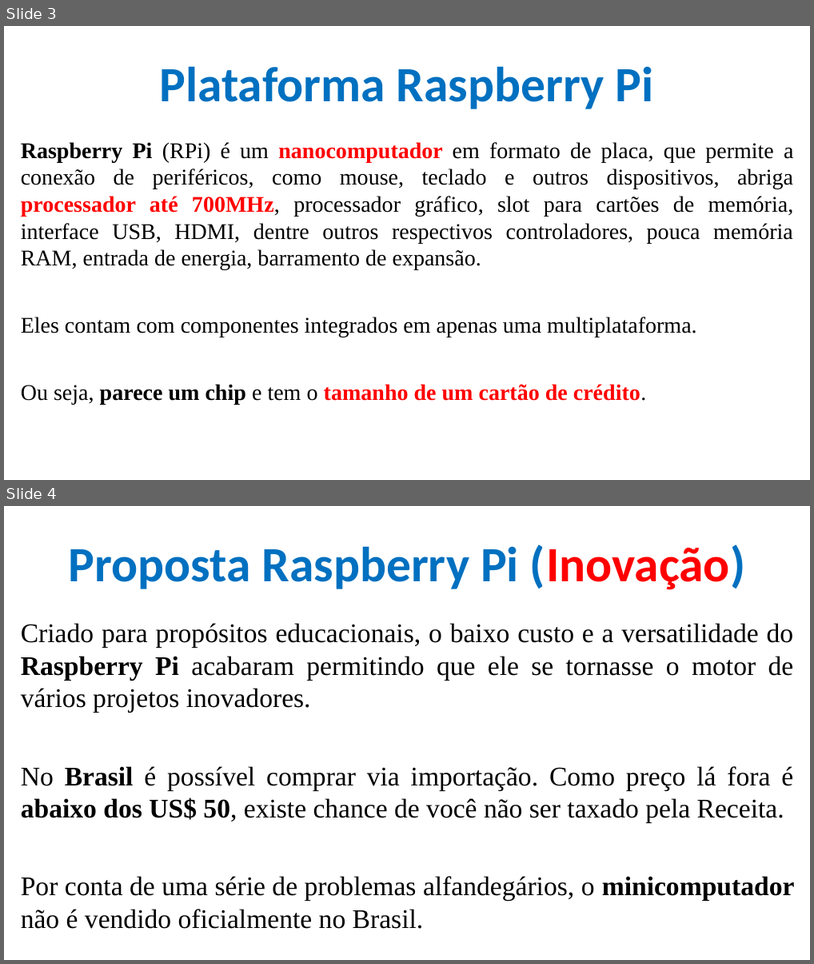
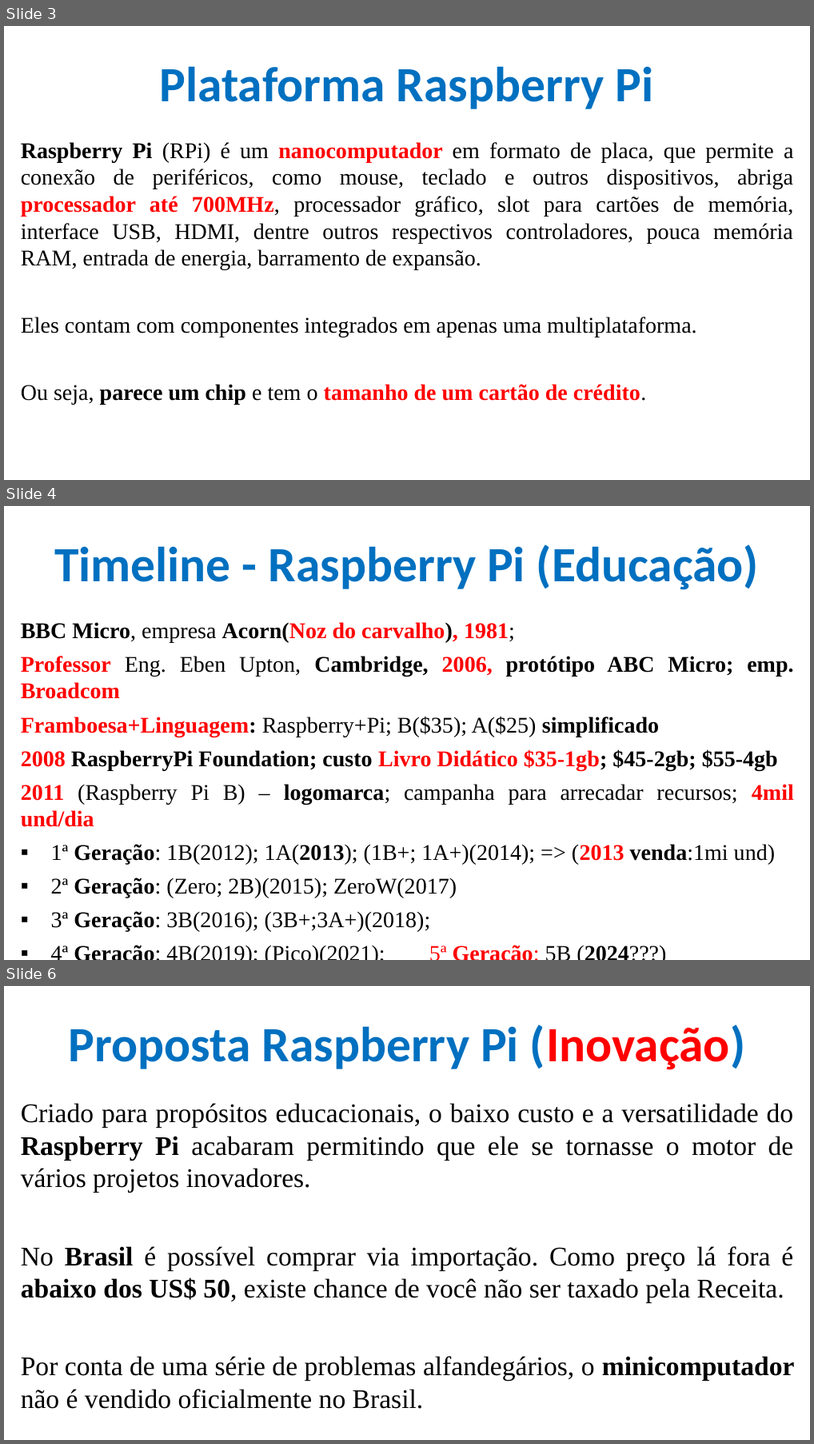
Before and after one commit to CloudEducationBrazil/WydenArea1ProgramacaoMicrocontroladores, a slide deck: 01 Classes/Aula 04 - Programação Microcontroladores - Arduíno Raspberry PI.pptx. Shown one above the other, each under a label of ours: slides 3 and 4 before the commit, slides 3, 4 and 6 after it; the slides between them are not shown. The pictures are 814x964 and 814x1444 pixels, drawn with LibreOffice and Linux fonts; fonts in the diff are those of the drawing; background and template pictures are left out. Boxes give left, top, right and bottom in pixels: in the first picture for what was removed or moved away, otherwise in the second. Text is boxed around its words. In the diff, an @@ line names an element or a change of style, - is before the commit and + after.

Commit message:
Aula 05 Microcontroladores 05042023

```diff
--- a/01 Classes/Aula 04 - Programação Microcontroladores - Arduíno Raspberry PI.pptx
+++ b/01 Classes/Aula 04 - Programação Microcontroladores - Arduíno Raspberry PI.pptx
@@ slide 4 added at [4, 506, 810, 960], background picture (left out) @@
@@ title added at [54, 544, 758, 590], 44 pt, text #0070C0, bold @@
+Timeline - Raspberry Pi (Educação)
@@ text added at [21, 622, 794, 932], 20 pt, text #000000, bold @@
+BBC Micro, empresa Acorn(Noz do carvalho), 1981;
+Professor Eng. Eben Upton, Cambridge, 2006, protótipo ABC Micro; emp. Broadcom
+Framboesa+Linguagem: Raspberry+Pi; B($35); A($25) simplificado
+2008 RaspberryPi Foundation; custo Livro Didático $35-1gb; $45-2gb; $55-4gb
+2011 (Raspberry Pi B) – logomarca; campanha para arrecadar recursos; 4mil und/dia
+▪ 1ª Geração: 1B(2012); 1A(2013); (1B+; 1A+)(2014); => (2013 venda:1mi und)
+▪ 2ª Geração: (Zero; 2B)(2015); ZeroW(2017)
+▪ 3ª Geração: 3B(2016); (3B+;3A+)(2018);
+▪ 4ª Geração: 4B(2019); (Pico)(2021); 5ª Geração: 5B (2024???)
@@ what was slide 4 is now slide 6 @@
```
Also in this commit, not shown: 4 other slides added, 1 other file.
